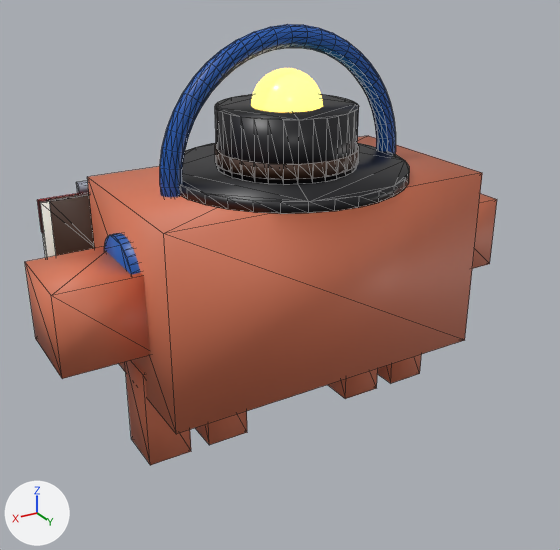
An edit to the glTF model agentoon-video/assets/claude-mascot/glb/claude_mascot.glb, drawn before and after from the same camera.
Before and after are seen from a camera (50 mm lens) standing at (2.27, 3.71, 2.79) and looking at (-0.06, -0.17, 0.85). Lighting does not change. The marker at lower left points along +X, +Y and +Z. The picture after the commit comes second. Mesh edges are drawn as thin lines on the coarser meshes.

Names of what the first picture shows: 'ArmL', 'ArmR', 'Body', 'Leg2', 'Leg3', 'bulb', 'clip_board', 'hat_band', 'hat_brim', 'hat_crown', 'hp_band', 'hp_cupR' and 5 more.
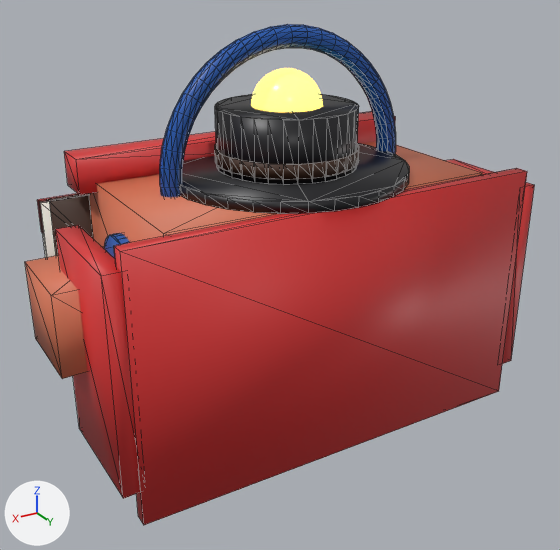
Pixel boxes [x1, y1, x2, y2] of what changed, in the pictures (560 x 550 px):
'cape_back', added (red)
    after: [114, 168, 527, 525]
'cape_flapR', added (red)
    after: [55, 225, 140, 498]
'cape_collar', added (red)
    after: [64, 111, 395, 195]
'cape_flapL', added
    after: [446, 159, 534, 364]
'Body', unchanged, covered by the edit
    before: [87, 136, 482, 434]
    after: [89, 141, 482, 247]
'Leg3', unchanged, covered by the edit
    before: [125, 360, 191, 465]

The change, as a diff of the scene's bpy script:
```diff
--- a/agentoon-video/assets/claude-mascot/glb/claude_mascot.glb.py
+++ b/agentoon-video/assets/claude-mascot/glb/claude_mascot.glb.py
@@ me_cube_021 @@
+me_cube_021.from_pydata(...)  # a box spanning x 1.22..1.34, y -0.05..0.65, z 0.25..1.45
+me_cube_021.materials.append(mat_red)  # red #d93333
@@ me_cube_020 @@
+me_cube_020.from_pydata(...)  # a box spanning x -1.34..-1.22, y -0.05..0.65, z 0.25..1.45
+me_cube_020.materials.append(mat_red)  # red #d93333
@@ me_cube_019_1 @@
+me_cube_019_1.from_pydata(...)  # a box spanning x -1.1..1.1, y -0.61..-0.39, z 1.5..1.7
+me_cube_019_1.materials.append(mat_red)  # red #d93333
@@ me_cube_018_1 @@
+me_cube_018_1.from_pydata(...)  # a box spanning x -1.25..1.25, y 0.58..0.66, z 0.05..1.55
+me_cube_018_1.materials.append(mat_red)  # red #d93333
@@ ob_cape_flapr @@
+ob_cape_flapr = bpy.data.objects.new('cape_flapR', me_cube_021)
+ob_cape_flapr.location = (0.0, 0.0, 0.0)
@@ ob_cape_flapl @@
+ob_cape_flapl = bpy.data.objects.new('cape_flapL', me_cube_020)
+ob_cape_flapl.location = (0.0, 0.0, 0.0)
@@ ob_cape_collar @@
+ob_cape_collar = bpy.data.objects.new('cape_collar', me_cube_019_1)
+ob_cape_collar.location = (0.0, 0.0, 0.0)
@@ ob_cape_back @@
+ob_cape_back = bpy.data.objects.new('cape_back', me_cube_018_1)
+ob_cape_back.location = (0.0, 0.0, 0.0)
```
